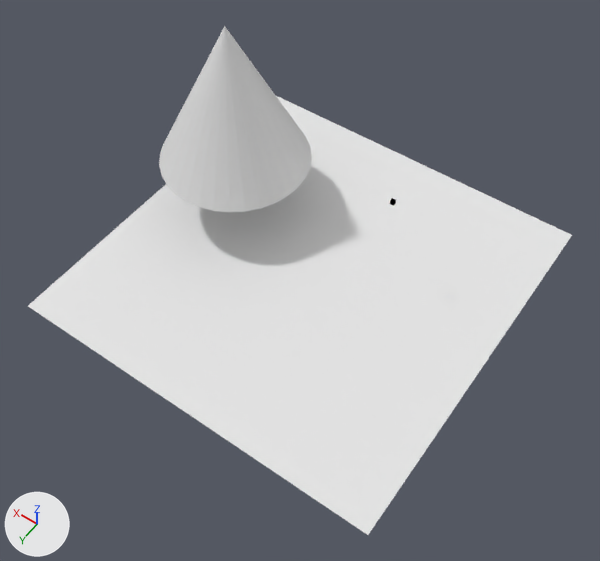
Two versions of the Blender file TestesRodolfo/Blender_Files/Terrain.blend, one commit apart.
One viewpoint serves both versions: a 50 mm camera at (-152.0, 220.0, 303.0) aimed at (-14.0, 28.0, 1.0). Arrows for +X, +Y and +Z are at lower left; the lights stay in place. Objects named as collision shapes, trigger or cutter boxes, shadow casters or lower levels of detail are left out.
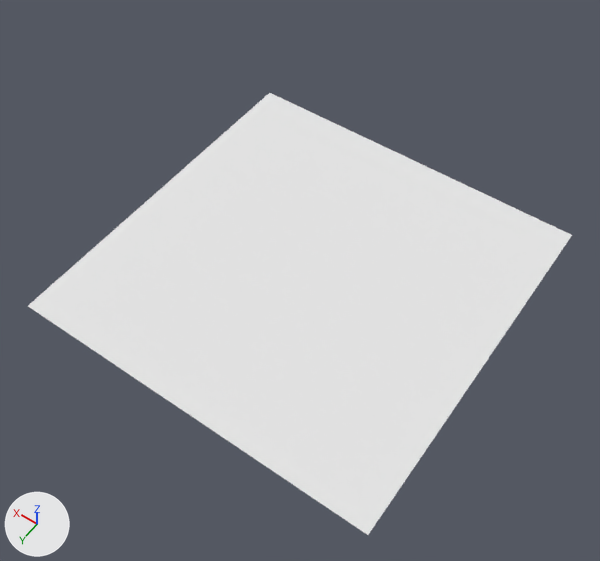
The newer file is also turned or shifted as a whole; pictures and numbers use the older file's frame.

Changed parts and their boxes [x1, y1, x2, y2] in the pictures (600 x 561 px):
'Cone', deleted
    before: [159, 26, 312, 212]
'Cube.001', deleted
    before: [390, 198, 396, 206]

The change, as a list of edits to the scene's bpy script:
```text
Remove ob_cone:
    ob_cone = bpy.data.objects.new('Cone', me_cone)
    ob_cone.location = (59.8, -18.2, 41.4)
    ob_cone.scale = (39.5, 39.5, 39.5)
Remove ob_cube_001:
    ob_cube_001 = bpy.data.objects.new('Cube.001', me_cube_001)
    ob_cube_001.location = (-33.5, -18.2, 24.9)
```
